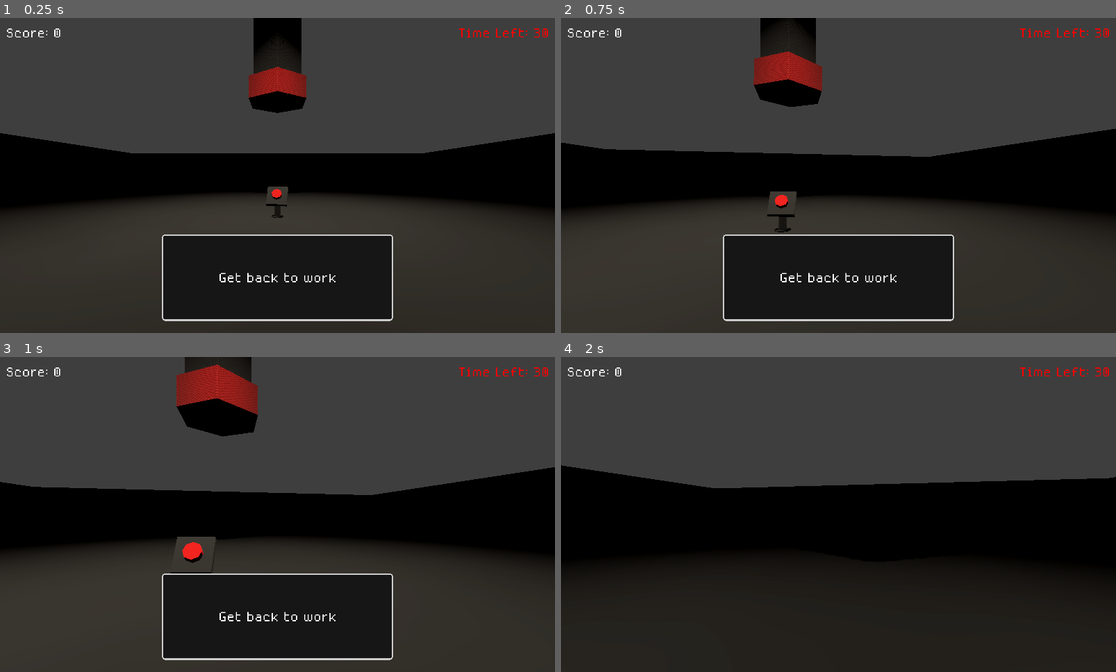
Above: before the commit, frames 1-4 (two rows, left to right).
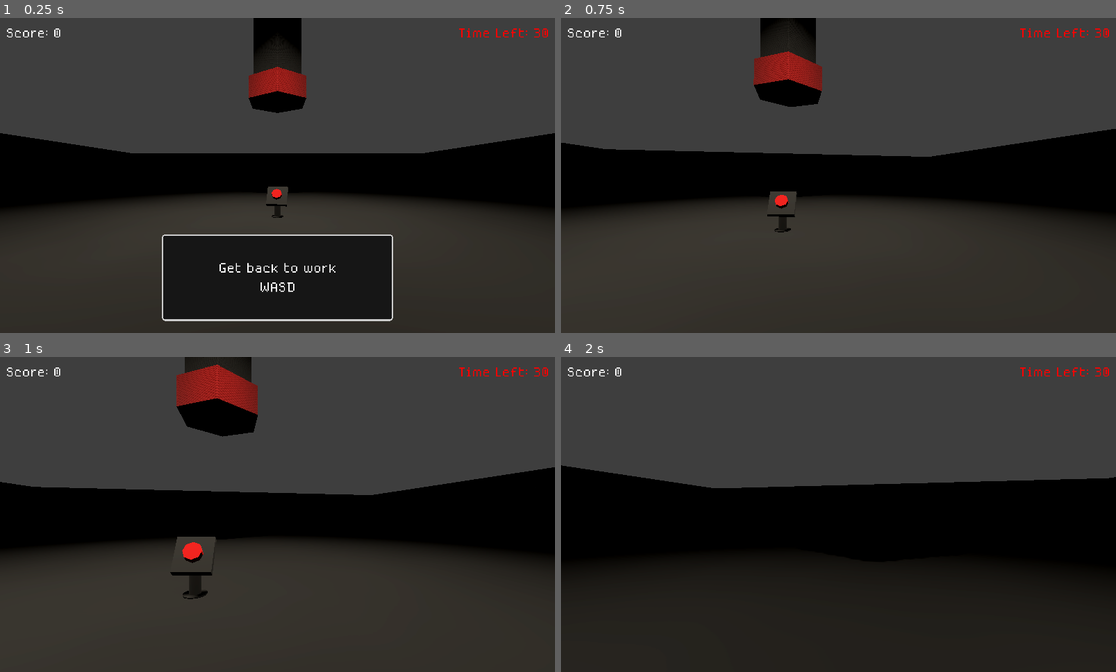
Above: after the commit, the same moments.

Repository: c0sx/ld58
Game: Godot game, scene res://scenes/main.tscn
Same seed, same stepped clock (60 frames per second), same inputs: the game is played once before the commit and once after it.
Inputs (mouse positions are in pixels of both pictures, inside the frame that each line leads up to):
- Up to frame 1 (0.25 s): no input
- Up to frame 2 (0.75 s): tap Enter at 0.5 s; move the mouse to (866, 175) at 0.52 s; hold W (move_forward) from 0.53 s (still down); hold E (interact) from 0.53 s (still down)
- Up to frame 3 (1 s): keep holding W (move_forward); keep holding E (interact)
- Up to frame 4 (2 s): keep holding W (move_forward); move the mouse to (810, 514) at 1.27 s; release E (interact) at 1.28 s; tap E (interact) at 1.35 s

The runs differ from the first frame. In frame 1, 0.4% of the frame differs, in the area x 39-61%, y 77-88%; in frame 2, 11%, in the area x 29-71%, y 68-97%; in frame 3, 11%; in frame 4, nothing differs.

Commit message:
add upgrades

Diff:
--- a/game-over-screen/game-over-screen.gd
+++ b/game-over-screen/game-over-screen.gd
@@ -3,13 +3,48 @@
 
 @onready var _restart_button: Button = $RestartButton
 @onready var _score: Label = $Score
+@onready var _upgrades: VBoxContainer = $Upgrades
+@onready var _items: VBoxContainer = $Items
 
 func _ready() -> void:
 	_restart_button.pressed.connect(_on_clicked)
 
-func update_score(score: float) -> void:
+func update_score(score: float, upgrades: Dictionary, items: Dictionary) -> void:
 	_score.text = "Score: " + str(int(score))
+
+	_update_upgrades(upgrades)
+	_update_items(items)
 
 func _on_clicked() -> void:
 	get_tree().paused = false
 	get_tree().reload_current_scene()
+
+func _update_upgrades(upgrades: Dictionary) -> void:
+	for child in _upgrades.get_children():
+		_upgrades.remove_child(child)
+
+	for key in upgrades:
+		var value = upgrades[key]
+
+		var label = Label.new()
+		label.text = key + ": " + value
+		label.horizontal_alignment = HORIZONTAL_ALIGNMENT_LEFT
+
+		label.label_settings = preload("res://assets/label.tres")
+
+		_upgrades.add_child(label)
+
+func _update_items(items: Dictionary) -> void:
+	for child in _items.get_children():
+		_items.remove_child(child)
+
+	for key in items:
+		var value = items[key]
+
+		var label = Label.new()
+		label.text = key + ": " + str(value)
+		label.horizontal_alignment = HORIZONTAL_ALIGNMENT_RIGHT
+
+		label.label_settings = preload("res://assets/label.tres")
+
+		_items.add_child(label)
--- a/game-over-screen/game-over-screen.tscn
+++ b/game-over-screen/game-over-screen.tscn
@@ -93,6 +93,25 @@
 grow_vertical = 2
 theme_override_styles/panel = SubResource("StyleBoxFlat_x6tyg")
 
+[node name="Label" type="Label" parent="."]
+layout_mode = 1
+anchors_preset = 8
+anchor_left = 0.5
+anchor_top = 0.5
+anchor_right = 0.5
+anchor_bottom = 0.5
+offset_left = -173.5
+offset_top = -246.0
+offset_right = 173.5
+offset_bottom = -158.0
+grow_horizontal = 2
+grow_vertical = 2
+theme_override_font_sizes/font_size = 64
+text = "Game Over"
+label_settings = ExtResource("2_b2mix")
+horizontal_alignment = 1
+vertical_alignment = 1
+
 [node name="Score" type="Label" parent="."]
 layout_mode = 1
 anchors_preset = 8
@@ -101,9 +120,9 @@
 anchor_right = 0.5
 anchor_bottom = 0.5
 offset_left = -138.0
-offset_top = 54.0
+offset_top = -146.0
 offset_right = 138.0
-offset_bottom = 118.0
+offset_bottom = -82.0
 grow_horizontal = 2
 grow_vertical = 2
 text = "Score: 0"
@@ -111,38 +130,19 @@
 horizontal_alignment = 1
 vertical_alignment = 1
 
-[node name="Label" type="Label" parent="."]
+[node name="RestartButton" type="Button" parent="."]
 layout_mode = 1
 anchors_preset = 8
 anchor_left = 0.5
 anchor_top = 0.5
 anchor_right = 0.5
 anchor_bottom = 0.5
-offset_left = -173.5
-offset_top = -44.0
-offset_right = 173.5
-offset_bottom = 44.0
+offset_left = -102.0
+offset_top = 54.0
+offset_right = 102.0
+offset_bottom = 138.0
 grow_horizontal = 2
 grow_vertical = 2
-theme_override_font_sizes/font_size = 64
-text = "Game Over"
-label_settings = ExtResource("2_b2mix")
-horizontal_alignment = 1
-vertical_alignment = 1
-
-[node name="RestartButton" type="Button" parent="."]
-layout_mode = 1
-anchors_preset = 7
-anchor_left = 0.5
-anchor_top = 1.0
-anchor_right = 0.5
-anchor_bottom = 1.0
-offset_left = -92.0
-offset_top = -377.0
-offset_right = 92.0
-offset_bottom = -300.0
-grow_horizontal = 2
-grow_vertical = 0
 theme_override_fonts/font = ExtResource("3_c6pqt")
 theme_override_font_sizes/font_size = 64
 theme_override_styles/normal = SubResource("StyleBoxFlat_6deev")
@@ -150,3 +150,28 @@
 theme_override_styles/pressed = SubResource("StyleBoxFlat_jvg1q")
 theme_override_styles/focus = SubResource("StyleBoxFlat_scor5")
 text = "Restart"
+
+[node name="Items" type="VBoxContainer" parent="."]
+layout_mode = 1
+anchors_preset = 6
+anchor_left = 1.0
+anchor_top = 0.5
+anchor_right = 1.0
+anchor_bottom = 0.5
+offset_left = -350.0
+offset_top = -146.0
+offset_right = -50.0
+offset_bottom = -96.0
+grow_horizontal = 0
+grow_vertical = 2
+
+[node name="Upgrades" type="VBoxContainer" parent="."]
+layout_mode = 1
+anchors_preset = 4
+anchor_top = 0.5
+anchor_bottom = 0.5
+offset_left = 50.0
+offset_top = -146.0
+offset_right = 350.0
+offset_bottom = -96.0
+grow_vertical = 2
--- a/loot-box/loot-box.gd
+++ b/loot-box/loot-box.gd
@@ -1,10 +1,6 @@
 class_name LootBox
 extends Node3D
 
-@export var pick_duration: float = 1.5
-@export var colors: Array[Color] = []
-
-@onready var _picking_area: Area3D = $Area3D
 @onready var _sprite: Sprite3D = $Sprite3D
 @onready var _viewport: SubViewport = $SubViewport
 @onready var _progress_bar: ProgressBar = $SubViewport/Control/ProgressBar
@@ -22,12 +18,10 @@
 var _loot_item: LootItemResource
 var _is_picking = false
 var _picking_time = 0.0
-var _player
+var _player: Player
+var _pick_duration: float = 1.5
 
 func _ready() -> void:
-	_picking_area.body_entered.connect(_on_enter)
-	_picking_area.body_exited.connect(_on_exit)
-
 	var mat = StandardMaterial3D.new()
 	mat.emission_enabled = true
 	mat.emission = _loot_item.color
@@ -45,50 +39,38 @@
 func add_item(item: LootItemResource) -> void:
 	_loot_item = item
 
-func _on_enter(body) -> void:
-	if not body is Player:
-		return
-
-	_player = body
-	_pick_start()
-
-func _on_exit(body) -> void:
-	if not body is Player:
-		return
-
-	_pick_cancel()
-
-func _pick_start() -> void:
+func pick_start(player: Player) -> void:
+	_player = player
 	_is_picking = true
 	_picking_time = 0.0
 
 	_sprite.texture = _viewport.get_texture()
 	_sprite.visible = true
+	_pick_duration = player.player_pick_duration
 
 func _pick_progress(delta: float) -> float:
-	_picking_time = clamp(_picking_time + delta, 0.0, pick_duration)
-	var progress = _picking_time / pick_duration
+	_picking_time = clamp(_picking_time + delta, 0.0, _pick_duration)
+	var progress = _picking_time / _pick_duration
 	_progress_bar.value = progress * 100
 
 	return progress
+
+func pick_cancel() -> void:
+	_is_picking = false
+	_sprite.visible = false
+	_player = null
 
 func _pick_complete() -> void:
 	_is_picking = false
 	_sprite.visible = false
 
 	if _player:
-		if _loot_item.name != "trash":
-			_player.collect_item(_loot_item)
+		_player.collect_item(_loot_item)
 
 		_play_pick_complete()
 		await get_tree().create_timer(0.1).timeout
 
 	get_parent().remove_child(self)
-
-func _pick_cancel() -> void:
-	_is_picking = false
-	_sprite.visible = false
-	_player = null
 
 func _play_pick_complete() -> void:
 	if len(_sounds) == 0:
--- a/loot-box/loot-box.tscn
+++ b/loot-box/loot-box.tscn
@@ -14,8 +14,6 @@
 [sub_resource type="SphereMesh" id="SphereMesh_qai8r"]
 material = SubResource("StandardMaterial3D_nivwe")
 radial_segments = 6
-
-[sub_resource type="CylinderShape3D" id="CylinderShape3D_r2twe"]
 
 [sub_resource type="StyleBoxFlat" id="StyleBoxFlat_w60ub"]
 bg_color = Color(0.0862745, 0.0862745, 0.0862745, 1)
@@ -44,21 +42,14 @@
 
 [node name="LootBox" type="RigidBody3D"]
 script = ExtResource("1_7l1wq")
-colors = Array[Color]([Color(0.560712, 1, 0.52922, 1), Color(0.727352, 0.794724, 1.70479e-07, 1), Color(0.877616, 0.877616, 0.877616, 1), Color(0.953827, 0.42683, 0.490768, 1)])
 
 [node name="CollisionShape3D" type="CollisionShape3D" parent="."]
-transform = Transform3D(0.75, 0, 0, 0, 0.75, 0, 0, 0, 0.75, 0, 0, 0)
+transform = Transform3D(0.7, 0, 0, 0, 0.7, 0, 0, 0, 0.7, 0, 0, 0)
 shape = SubResource("BoxShape3D_t3a5r")
 
 [node name="MeshInstance3D" type="MeshInstance3D" parent="."]
 transform = Transform3D(0.5, 0, 0, 0, 0.5, 0, 0, 0, 0.5, 0, 0, 0)
 mesh = SubResource("SphereMesh_qai8r")
-
-[node name="Area3D" type="Area3D" parent="."]
-transform = Transform3D(2, 0, 0, 0, 2, 0, 0, 0, 2, 0, 0, 0)
-
-[node name="CollisionShape3D" type="CollisionShape3D" parent="Area3D"]
-shape = SubResource("CylinderShape3D_r2twe")
 
 [node name="Sprite3D" type="Sprite3D" parent="."]
 transform = Transform3D(0.5, 0, 0, 0, 0.5, 0, 0, 0, 0.5, 2.08165e-12, 2.08165e-12, 2.08165e-12)
--- a/loot-item/ball/ball.tres
+++ b/loot-item/ball/ball.tres
@@ -9,3 +9,7 @@
 score = 10
 color = Color(0.952941, 0.427451, 0.490196, 1)
 in_quota = true
+increase_timer_value = 0
+increase_picking_area_value = 0.0
+reduce_picking_duration_value = 0.0
+increase_amount_value = 0
--- a/loot-item/loot-item-resourse.gd
+++ b/loot-item/loot-item-resourse.gd
@@ -6,3 +6,30 @@
 @export var score: int
 @export var color: Color
 @export var in_quota: bool
+
+@export var increase_timer_value: int = 0
+@export var increase_picking_area_value: float = 0.0
+@export var reduce_picking_duration_value: float = 0.0
+@export var increase_amount_value: int = 0
+
+func handle_collected(player: Player, quota: Quota, tube: Tube) -> void:
+	if in_quota:
+		player.add_item_into_inventory(self)
+
+	var upgrades := []
+	if increase_timer_value > 0:
+		upgrades.append({ "fn": quota.increase_timer, "value": increase_timer_value })
+
+	if increase_picking_area_value > 0.0:
+		upgrades.append({ "fn": player.increase_picking_area, "value": increase_picking_area_value })
+
+	if reduce_picking_duration_value > 0:
+		upgrades.append({ "fn": player.reduce_picking_duration, "value": reduce_picking_duration_value })
+
+	if increase_amount_value > 0:
+		upgrades.append({ "fn": tube.increase_amount_value, "value": increase_amount_value })
+
+	if upgrades.size() > 0:
+		var upgrade = upgrades.pick_random()
+
+		upgrade["fn"].call(upgrade["value"])
--- a/loot-item/old-toy/old-toy.tres
+++ b/loot-item/old-toy/old-toy.tres
@@ -9,3 +9,7 @@
 score = 50
 color = Color(0.560784, 1, 0.529412, 1)
 in_quota = true
+increase_timer_value = 0
+increase_picking_area_value = 0.0
+reduce_picking_duration_value = 0.0
+increase_amount_value = 0
--- /dev/null
+++ b/loot-item/upgrade/upgrade.tres
@@ -0,0 +1,15 @@
+[gd_resource type="Resource" script_class="LootItemResource" load_steps=2 format=3 uid="uid://jamn8v2n2a2l"]
+
+[ext_resource type="Script" path="res://loot-item/loot-item-resourse.gd" id="1_1byyh"]
+
+[resource]
+script = ExtResource("1_1byyh")
+name = "upgrade"
+rarity = 12
+score = 0
+color = Color(0.0235294, 0.258824, 1, 1)
+in_quota = false
+increase_timer_value = 1
+increase_picking_area_value = 0.1
+reduce_picking_duration_value = 0.1
+increase_amount_value = 1
--- a/player/player.gd
+++ b/player/player.gd
@@ -11,9 +11,13 @@
 
 @onready var _camera: Camera3D = $Camera3D
 @onready var _audio_stream_player: AudioStreamPlayer3D = $AudioStreamPlayer3D
+@onready var _picking_zone: Area3D = $Area3D
 
 signal inventory_changed(value: Dictionary)
 signal item_collected(item: LootItemResource)
+signal picking_area_increased(value: float)
+signal picking_duration_reduced(value: float)
+signal player_started
 
 var _gravity = ProjectSettings.get_setting("physics/3d/default_gravity")
 
@@ -22,9 +26,14 @@
 var _interactable: Node3D
 var _inventory: Dictionary = {} # [string, int]
 var _step_timer = 0.0
+var _picking_items: Dictionary = {} # [Lootbox, true]
+var _has_started = false
 
 func _ready() -> void:
 	_step_timer = player_step_interval
+
+	_picking_zone.body_entered.connect(_on_pick_enter)
+	_picking_zone.body_exited.connect(_on_pick_exit)
 
 func _physics_process(delta: float) -> void:
 	var input_dir = Input.get_vector("move_left", "move_right", "move_forward", "move_back")
@@ -32,6 +41,10 @@
 
 	velocity.x = direction.x * player_speed
 	velocity.z = direction.z * player_speed
+
+	if !_has_started && velocity.length() > 0:
+		emit_signal("player_started")
+		_has_started = true
 
 	if velocity.length() > 0.1 and is_on_floor():
 		_step_timer -= delta
@@ -63,11 +76,26 @@
 	_interactable = interactable
 
 func collect_item(item: LootItemResource) -> void:
+	emit_signal("item_collected", item)
+
+func increase_picking_area(value: float) -> void:
+	_picking_zone.scale += Vector3.ONE * value
+
+	emit_signal("picking_area_increased", value)
+
+func reduce_picking_duration(value: float) -> void:
+	if player_pick_duration - value <= 0.2:
+		return
+
+	player_pick_duration -= value;
+
+	emit_signal("picking_duration_reduced", value)
+
+func add_item_into_inventory(item: LootItemResource) -> void:
 	var value = _inventory.get(item.name, 0)
 	_inventory[item.name] = value + 1
 
 	emit_signal("inventory_changed")
-	emit_signal("item_collected", item)
 
 func build_plan(quota: Dictionary) -> Dictionary:
 	var plan = {}
@@ -120,3 +148,13 @@
 	if not _audio_stream_player.is_playing():
 		_audio_stream_player.stream = load('res://assets/sounds/step.wav')
 		_audio_stream_player.play()
+
+func _on_pick_enter(body) -> void:
+	if body is LootBox and !_picking_items.has(body):
+		_picking_items[body] = true
+		body.pick_start(self)
+
+func _on_pick_exit(body) -> void:
+	if body is LootBox and _picking_items.has(body):
+		body.pick_cancel()
+		_picking_items.erase(body)
--- a/player/player.tscn
+++ b/player/player.tscn
@@ -1,10 +1,12 @@
-[gd_scene load_steps=4 format=3 uid="uid://b6cobyf05kb1"]
+[gd_scene load_steps=5 format=3 uid="uid://b6cobyf05kb1"]
 
 [ext_resource type="Script" path="res://player/player.gd" id="1_eieoo"]
 
 [sub_resource type="CapsuleMesh" id="CapsuleMesh_cu67e"]
 
 [sub_resource type="CapsuleShape3D" id="CapsuleShape3D_6vjl0"]
+
+[sub_resource type="SphereShape3D" id="SphereShape3D_koxd5"]
 
 [node name="Player" type="CharacterBody3D"]
 script = ExtResource("1_eieoo")
@@ -19,3 +21,9 @@
 transform = Transform3D(1, 0, 0, 0, 1, 0, 0, 0, 1, 2.08165e-12, 1, 2.08165e-12)
 
 [node name="AudioStreamPlayer3D" type="AudioStreamPlayer3D" parent="."]
+
+[node name="Area3D" type="Area3D" parent="."]
+transform = Transform3D(3, 0, 0, 0, 3, 0, 0, 0, 3, 0, 0, 0)
+
+[node name="CollisionShape3D" type="CollisionShape3D" parent="Area3D"]
+shape = SubResource("SphereShape3D_koxd5")
--- a/quota/quota.gd
+++ b/quota/quota.gd
@@ -10,25 +10,34 @@
 
 var _current_time: float = 0.0
 var _current_quota: Dictionary
+var _round: int = 0
+var _difficulty: int = 0
 
 signal quota_started(quota: Dictionary, time: float)
 signal quota_timer_tick
 signal quota_finished
+signal quota_timer_increased(value: int)
 
 func _ready() -> void:
 	_timer.timeout.connect(_on_tick)
 	_total_timer.timeout.connect(_on_finish)
 
+func start() -> void:
 	_total_timer.wait_time = quota_timer
 
-func start() -> void:
+	_round += 1
 	_current_time = 0.0
+
+	if _round > 1 and (_round - 1) % 3 == 0:
+		_difficulty += 3
+		start_quota_items += _difficulty
+
 	_current_quota = _make_quota()
 
 	_timer.start()
 	_total_timer.start()
 
-	emit_signal('quota_started', _current_quota, quota_timer)
+	emit_signal('quota_started', _current_quota, quota_timer, _difficulty)
 
 func get_current_quota() -> Dictionary:
 	return _current_quota
@@ -41,6 +50,11 @@
 			return false
 
 	return true
+
+func increase_timer(value: int) -> void:
+	quota_timer += value
+
+	emit_signal("quota_timer_increased", value)
 
 func _on_tick() -> void:
 	_current_time += 1
--- a/scenes/main-scene.gd
+++ b/scenes/main-scene.gd
@@ -14,6 +14,8 @@
 var _first_interacted = false
 var _is_quota_started = false
 var _score = 0.0
+var _upgrades: Dictionary = {}
+var _items: Dictionary = {}
 
 func _ready() -> void:
 	Input.set_mouse_mode(Input.MOUSE_MODE_CAPTURED)
@@ -24,16 +26,22 @@
 	_working_zone.exit_working_zone_tick.connect(_on_exit_working_zone_tick)
 	_working_zone.exit_working_zone_exceeded.connect(_on_exit_working_zone_exceeded)
 
+	_tube.tube_amount_increased.connect(_on_amount_increased)
+
 	_tube_button.enter_button_area.connect(_on_enter_button_area)
 	_tube_button.exit_button_area.connect(_on_exit_button_area)
 	_tube_button.pressed.connect(_on_button_pressed)
 
 	_player.item_collected.connect(_on_item_collected)
 	_player.inventory_changed.connect(_on_inventory_changed)
+	_player.picking_area_increased.connect(_on_picking_area_increased)
+	_player.picking_duration_reduced.connect(_on_picking_duration_reduced)
+	_player.player_started.connect(_on_player_started)
 
 	_quota.quota_started.connect(_on_quota_started)
 	_quota.quota_timer_tick.connect(_on_quota_timer_tick)
 	_quota.quota_finished.connect(_on_quota_finished)
+	_quota.quota_timer_increased.connect(_on_quota_timer_increased)
 
 	_pause_controller.game_paused.connect(_on_game_paused)
 	_pause_controller.game_resumed.connect(_on_game_resumed)
@@ -84,6 +92,11 @@
 	_score += item.score
 	_ui.update_score(_score)
 
+	item.handle_collected(_player, _quota, _tube)
+
+	var value = _items.get(item.name, 0)
+	_items[item.name] = value + 1
+
 func _on_inventory_changed() -> void:
 	var plan = _player.build_plan(_quota.get_current_quota())
 	_ui.update_quota_plan(plan)
@@ -91,11 +104,17 @@
 func _on_quota_timer_tick(remaining: float) -> void:
 	_ui.update_quota_timer(remaining)
 
-func _on_quota_started(quota: Dictionary, timer: float) -> void:
+func _on_quota_started(quota: Dictionary, timer: float, difficulty: int) -> void:
 	_is_quota_started = true
+
 	var plan = _player.build_plan(quota)
 	_ui.update_quota_plan(plan)
 	_ui.update_quota_timer(timer)
+
+	if difficulty > 0:
+		_upgrades["Difficulty"] = "+" + str(difficulty)
+
+		_ui.update_upgrades(_upgrades)
 
 func _on_quota_finished() -> void:
 	_is_quota_started = false
@@ -110,7 +129,8 @@
 func _game_over() -> void:
 	Input.set_mouse_mode(Input.MOUSE_MODE_VISIBLE)
 	get_tree().paused = true
-	_game_over_screen.update_score(_score)
+
+	_game_over_screen.update_score(_score, _upgrades, _items)
 	_game_over_screen.visible = true
 
 func _on_game_paused() -> void:
@@ -122,3 +142,30 @@
 	Input.set_mouse_mode(Input.MOUSE_MODE_CAPTURED)
 	get_tree().paused = false
 	_pause_screen.visible = false
+
+func _on_quota_timer_increased(value: int) -> void:
+	var current = _upgrades.get("Timer", 0)
+	_upgrades["Timer"] = "+" + str(int(current) + value)
+
+	_ui.update_upgrades(_upgrades)
+
+func _on_picking_area_increased(value: float) -> void:
+	var current = _upgrades.get("Loot area", 0.0)
+	_upgrades["Loot area"] = "+" + str(float(current) + value)
+
+	_ui.update_upgrades(_upgrades)
+
+func _on_picking_duration_reduced(value: float) -> void:
+	var current = _upgrades.get("Loot speed", 0.0)
+	_upgrades["Loot speed"] = "+" + str(float(current) + value)
+
+	_ui.update_upgrades(_upgrades)
+
+func _on_player_started() -> void:
+	_ui.hide_message()
+
+func _on_amount_increased(value: int) -> void:
+	var current = _upgrades.get("Amount", 0)
+	_upgrades["Amount"] = "+" + str(int(current) + value)
+
+	_ui.update_upgrades(_upgrades)
--- a/scenes/main.tscn
+++ b/scenes/main.tscn
@@ -16,6 +16,7 @@
 [ext_resource type="Resource" uid="uid://cplc5y1os18kd" path="res://loot-item/old-toy/old-toy.tres" id="8_llufd"]
 [ext_resource type="Resource" uid="uid://wwc545pc5q4j" path="res://loot-item/trash/trash.tres" id="11_e0fp0"]
 [ext_resource type="PackedScene" uid="uid://ckhaeb7af0hr" path="res://game-over-screen/game-over-screen.tscn" id="11_pthsh"]
+[ext_resource type="Resource" uid="uid://jamn8v2n2a2l" path="res://loot-item/upgrade/upgrade.tres" id="12_aepg1"]
 [ext_resource type="PackedScene" uid="uid://bleya7mqfp6v6" path="res://pause-screen/pause-screen.tscn" id="12_p2wha"]
 
 [sub_resource type="ProceduralSkyMaterial" id="ProceduralSkyMaterial_tcvn7"]
@@ -137,14 +138,14 @@
 [node name="Tube" parent="." instance=ExtResource("2_dp1qa")]
 transform = Transform3D(1, 0, 0, 0, 1, 0, 0, 0, 1, 2.08165e-12, 10, 2.08165e-12)
 box_scene = ExtResource("5_vodq4")
-items = Array[Resource("res://loot-item/loot-item-resourse.gd")]([ExtResource("6_o3sgs"), ExtResource("7_tsmho"), ExtResource("8_llufd"), ExtResource("11_e0fp0")])
+items = Array[Resource("res://loot-item/loot-item-resourse.gd")]([ExtResource("6_o3sgs"), ExtResource("7_tsmho"), ExtResource("8_llufd"), ExtResource("11_e0fp0"), ExtResource("12_aepg1")])
 
 [node name="TubeButton" parent="." instance=ExtResource("3_u0ha8")]
 transform = Transform3D(-0.223795, 0, -0.974636, 0, 1, 0, 0.974636, 0, -0.223795, 2.08165e-12, 2.08165e-12, 10)
 
 [node name="Quota" parent="." instance=ExtResource("7_mm867")]
 quota_timer = 30.0
-items = Array[Resource("res://loot-item/loot-item-resourse.gd")]([ExtResource("6_o3sgs"), ExtResource("7_tsmho"), ExtResource("8_llufd"), ExtResource("11_e0fp0")])
+items = Array[Resource("res://loot-item/loot-item-resourse.gd")]([ExtResource("6_o3sgs"), ExtResource("7_tsmho"), ExtResource("8_llufd"), ExtResource("11_e0fp0"), ExtResource("12_aepg1")])
 
 [node name="UI" parent="." instance=ExtResource("6_0dwyr")]
 mouse_filter = 1
--- a/tube/tube.gd
+++ b/tube/tube.gd
@@ -9,6 +9,8 @@
 @export var items: Array[LootItemResource] = []
 
 @onready var _spawner: Spawner = $Spawner
+
+signal tube_amount_increased(value: int)
 
 func _ready() -> void:
 	_spawner.items = items
@@ -27,6 +29,11 @@
 		add_child(box)
 		await get_tree().create_timer(0.1).timeout
 
+func increase_amount_value(value: int) -> void:
+	spawn_amount_max += value
+
+	emit_signal("tube_amount_increased", value)
+
 func _calc_spawn_position() -> Vector3:
 	var x = randf_range(_spawner.position.x-spawn_radius, _spawner.position.x + spawn_radius)
 	var z = randf_range(_spawner.position.z-spawn_radius, _spawner.position.z + spawn_radius)
--- a/ui/ui.gd
+++ b/ui/ui.gd
@@ -6,6 +6,7 @@
 @onready var _timer: Label = $TimeLeft
 @onready var _inventory: VBoxContainer = $Inventory
 @onready var _score: Label = $Score
+@onready var _upgrades: VBoxContainer = $Upgrades
 
 func _ready() -> void:
 	_message.visible = false
@@ -15,7 +16,7 @@
 	_message.visible = true
 
 func welcome_message() -> void:
-	_label.text = "Get back to work"
+	_label.text = "Get back to work\nWASD"
 	_message.visible = true
 
 func render_interact_message() -> void:
@@ -51,3 +52,21 @@
 
 func update_score(score: float) -> void:
 	_score.text = "Score: " + str(int(score))
+
+func update_upgrades(upgrades: Dictionary) -> void:
+	for child in _upgrades.get_children():
+		_upgrades.remove_child(child)
+
+	for key in upgrades:
+		var value = upgrades[key]
+
+		var label = Label.new()
+		label.text = key + ": " + value
+		label.horizontal_alignment = HORIZONTAL_ALIGNMENT_LEFT
+
+		if key == "Difficulty":
+			label.label_settings = preload("res://assets/red-label.tres")
+		else:
+			label.label_settings = preload("res://assets/label.tres")
+
+		_upgrades.add_child(label)
--- a/ui/ui.tscn
+++ b/ui/ui.tscn
@@ -98,3 +98,10 @@
 offset_bottom = 84.0
 text = "Score: 0"
 label_settings = ExtResource("2_dnk1i")
+
+[node name="Upgrades" type="VBoxContainer" parent="."]
+layout_mode = 1
+offset_left = 20.0
+offset_top = 90.0
+offset_right = 320.0
+offset_bottom = 140.0
Not shown: 1 places in loot-box/loot-box.tscn that only renumber resources
Not shown: 1 places in scenes/main.tscn that only renumber resources
